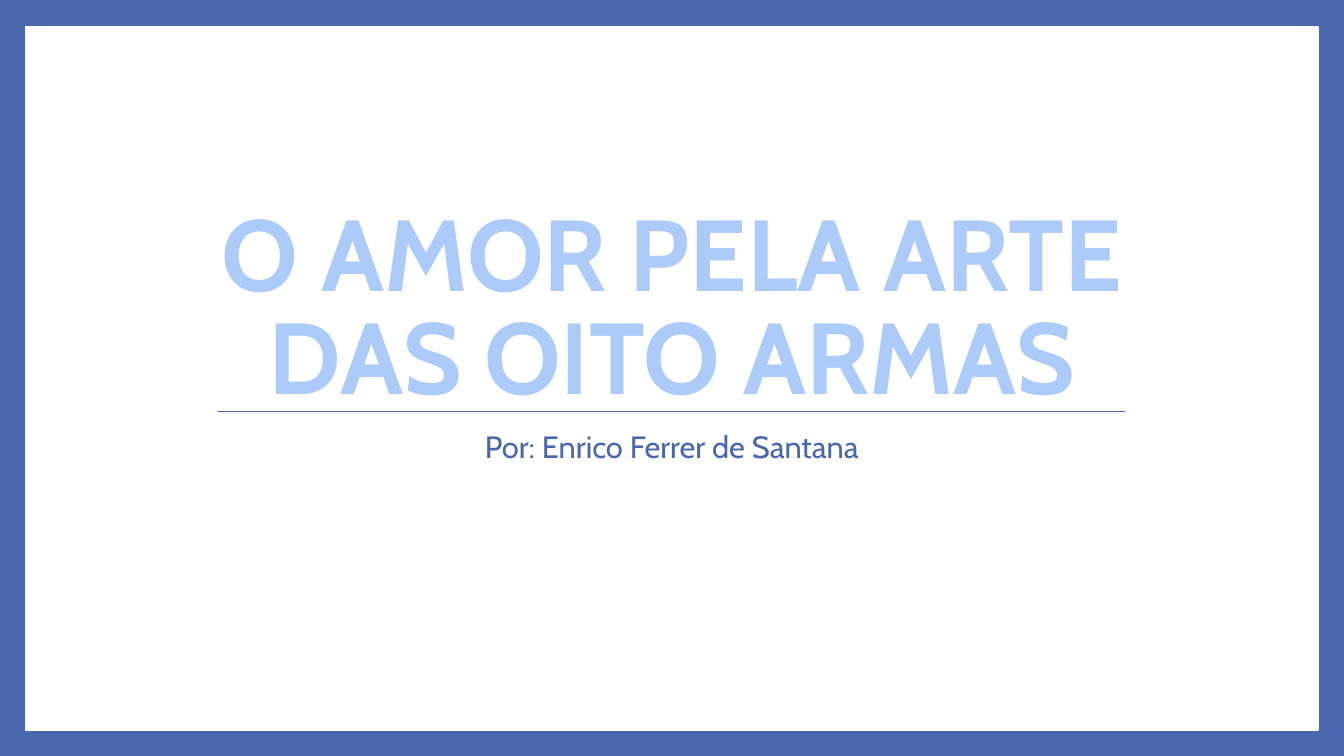
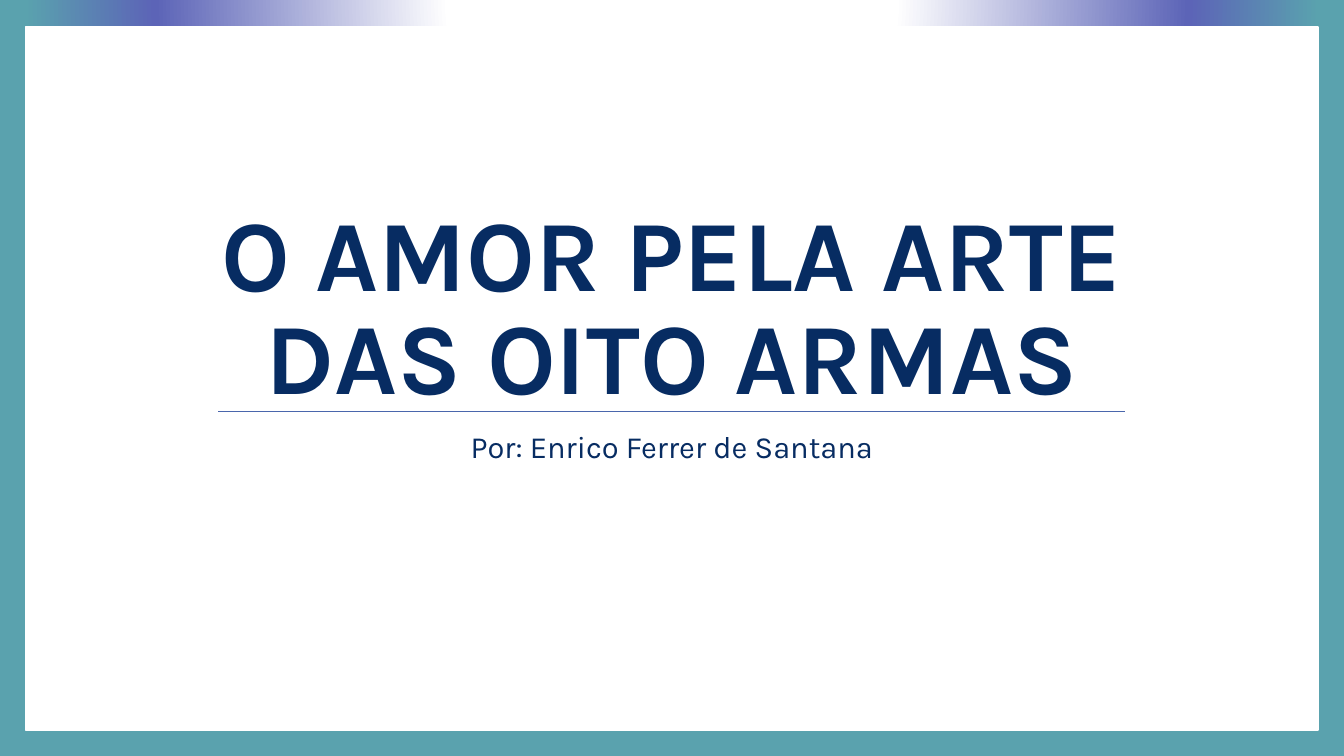
Before and after one commit to enricoferrer/Projeto-Individual, a slide deck: slide 1 of Slide Apresentação/O amor pela arte das oito armas.pptx. Drawn at 1344x756 pixels with LibreOffice and Linux fonts; fonts in the diff are those of the drawing. Boxes give left, top, right and bottom in pixels: in the first picture for what was removed or moved away, otherwise in the second. Text is boxed around its words. In the diff, an @@ line names an element or a change of style, - is before the commit and + after.

```diff
--- a/Slide Apresentação/O amor pela arte das oito armas.pptx
+++ b/Slide Apresentação/O amor pela arte das oito armas.pptx
@@ background #4A66AC to gradient #FFFFFF to #5C64B7 to #5AA2AE @@
@@ title "O AMOR PELA ARTE DAS ..." at box(221, 224, 1121, 412): font Cabin to Karla, text colour #ACCBF9 to #072C62 @@
@@ subtitle "Por: Enrico Ferrer de Santana" at box(471, 437, 873, 459): font Cabin to Karla, text colour #4A66AC to #072C62 @@
```
Also in this commit, not shown: 7 other slides changed, 3 slides added, 3 other files.
